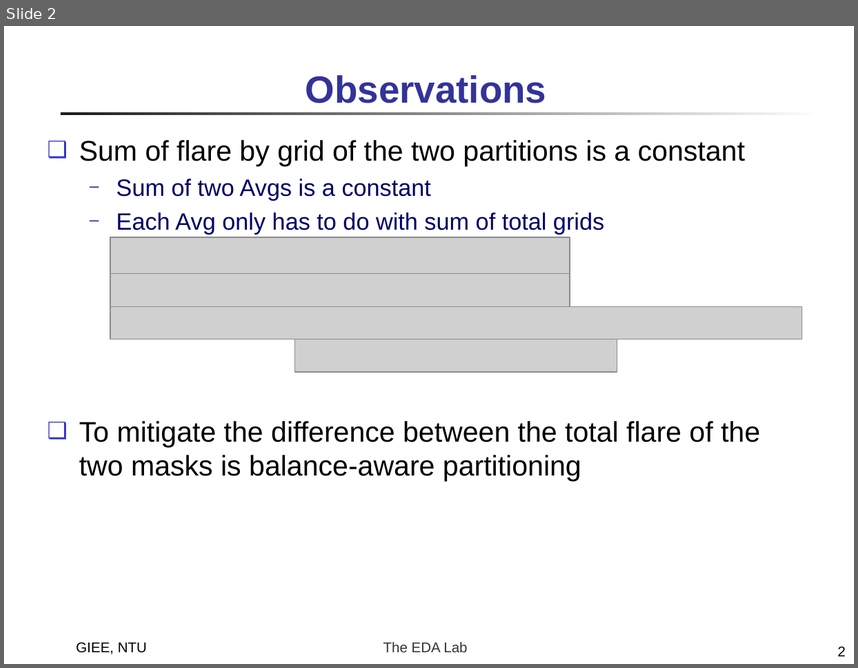
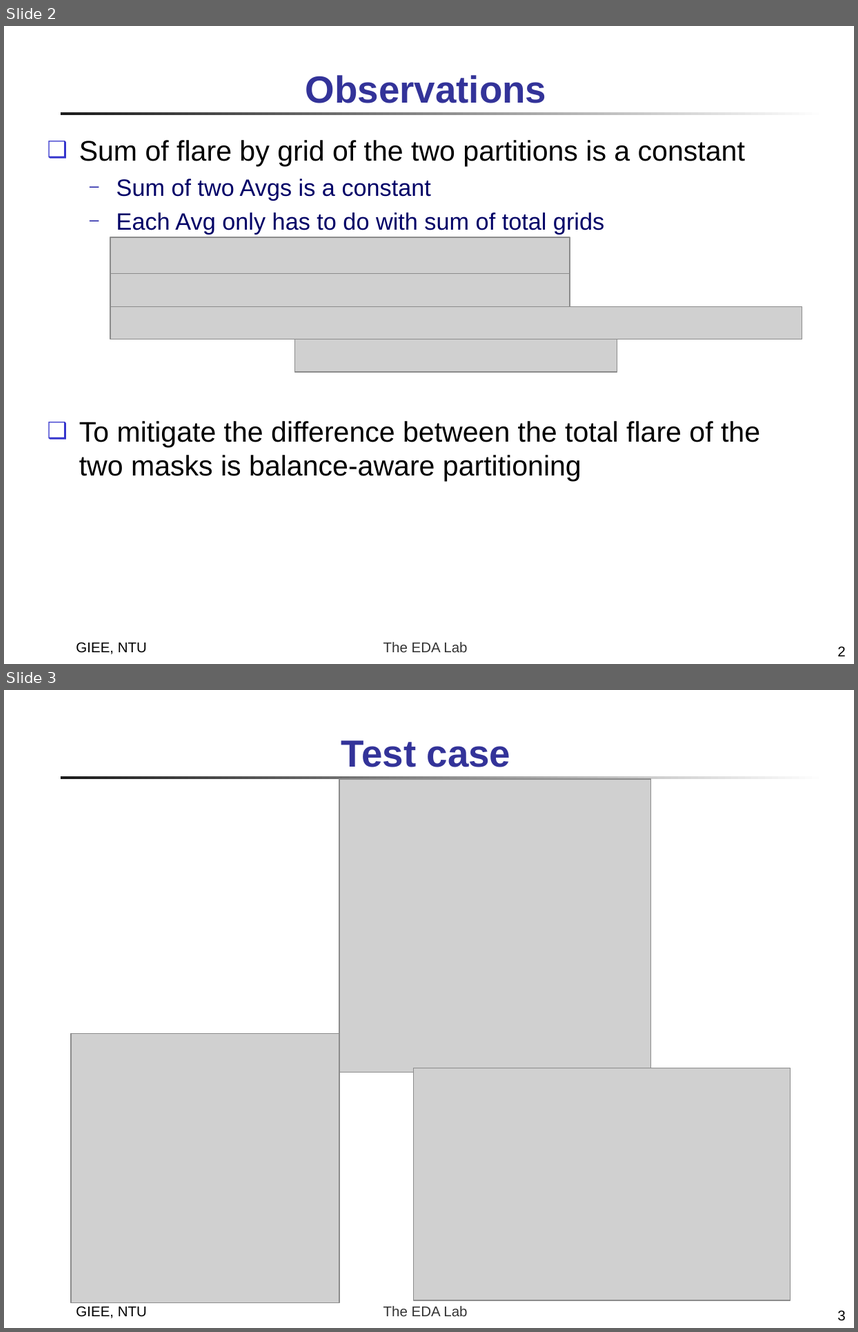
Before and after one commit to doctry/paper, a slide deck: weekly/EUVDP_2021_03_11.ppt. Shown one above the other, each under a label of ours: slide 2 before the commit, slides 2 and 3 after it. The pictures are 858x668 and 858x1332 pixels, drawn with LibreOffice and Linux fonts; fonts in the diff are those of the drawing; grey boxes stand for pictures. Boxes give left, top, right and bottom in pixels: in the first picture for what was removed or moved away, otherwise in the second. Text is boxed around its words. In the diff, an @@ line names an element or a change of style, - is before the commit and + after.

```diff
--- a/weekly/EUVDP_2021_03_11.ppt
+++ b/weekly/EUVDP_2021_03_11.ppt
@@ slide 3 added at bbox=[4, 690, 854, 1328], background #FFFFFF; not listed: 2 template elements that a slide beside it also shows @@
@@ title added at bbox=[341, 740, 511, 767], 32 pt, text #333399, bold @@
+Test case
@@ picture added at bbox=[339, 779, 651, 1072] @@
@@ picture added at bbox=[71, 1034, 340, 1302] @@
@@ picture added at bbox=[414, 1067, 791, 1299] @@
@@ text added at bbox=[76, 1305, 147, 1318], 12 pt, text #000000 @@
+GIEE, NTU
@@ page number added at bbox=[838, 1310, 845, 1321], 12 pt, text #000000 @@
+3
```
Also in this commit, not shown: 1 other slide added, 1 slide removed.
